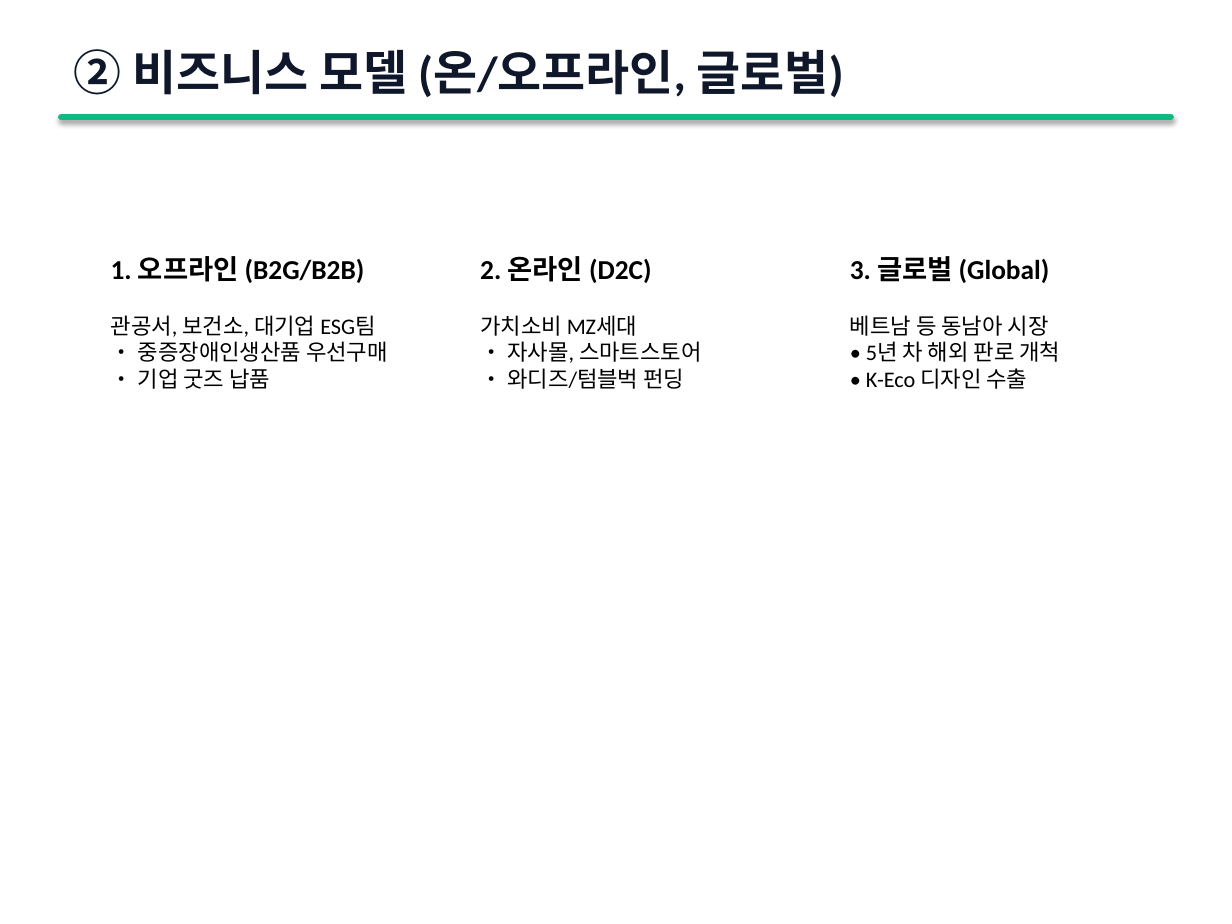
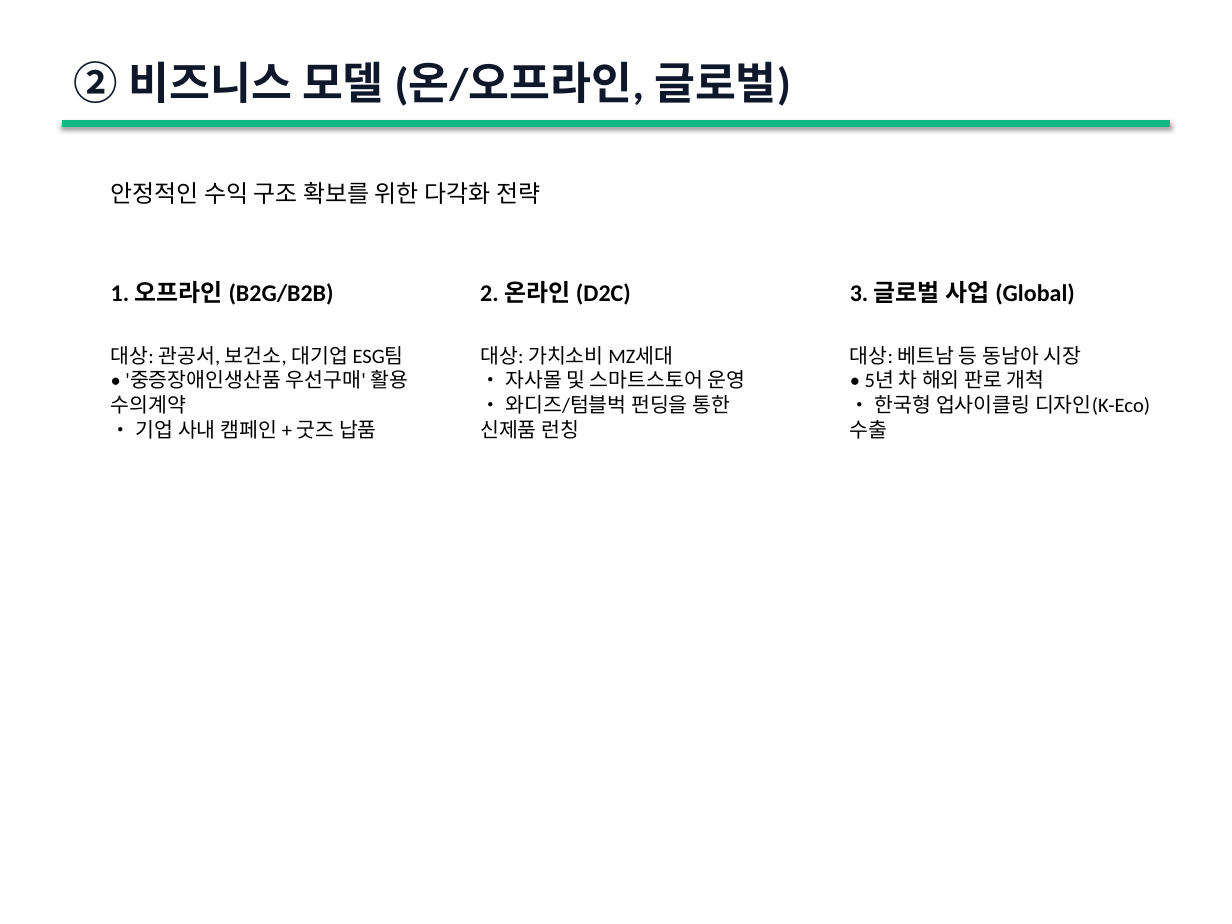
Before and after one commit to ROYSOE/claude-quickstarts, a slide deck: slide 4 of ReSpring_Business_Plan.pptx. Drawn at 1232x924 pixels with LibreOffice and Linux fonts; fonts in the diff are those of the drawing. Boxes give left, top, right and bottom in pixels: in the first picture for what was removed or moved away, otherwise in the second. Text is boxed around its words. In the diff, an @@ line names an element or a change of style, - is before the commit and + after.

```diff
--- a/ReSpring_Business_Plan.pptx
+++ b/ReSpring_Business_Plan.pptx
@@ text "② 비즈니스 모델 (온/오프라인, 글로벌)": place and size @@
-text "② 비즈니스 모델 (온/오프라인, 글로벌)" at (74,49,844,97)
+text "② 비즈니스 모델 (온/오프라인, 글로벌)" at (74,61,791,106)
@@ text "② 비즈니스 모델 (온/오프라인, 글로벌)" at (74,61,791,106): size 28 to 26 pt @@
@@ rectangle removed at (62,117,1170,117) @@
@@ line added from (62, 123) to (1170, 123), #10B981 4 pt @@
@@ text added at (111,182,540,204), 14 pt, text #000000 @@
+안정적인 수익 구조 확보를 위한 다각화 전략
@@ text "1. 오프라인 (B2G/B2B)": place and size @@
-text "1. 오프라인 (B2G/B2B)" at (111,256,388,389)
+text "1. 오프라인 (B2G/B2B)" at (111,281,408,439)
@@ text at (111,281,334,305): size 16 to 14 pt in "1. 오프라인 (B2G/B2B)" @@
@@ text "2. 온라인 (D2C)": place and size @@
-text "2. 온라인 (D2C)" at (480,256,702,389)
+text "2. 온라인 (D2C)" at (480,281,746,439)
@@ text at (480,281,631,305): size 16 to 14 pt in "2. 온라인 (D2C)" @@
@@ text "3. 글로벌 사업 (Global)": place and size @@
-text "3. 글로벌 사업 (Global)" at (850,256,1060,389)
+text "3. 글로벌 사업 (Global)" at (850,281,1150,439)
@@ text at (850,281,1082,365): text changed; size 16 to 14 pt @@
-3. 글로벌 (Global)
-베트남 등 동남아 시장
+3. 글로벌 사업 (Global)
+대상: 베트남 등 동남아 시장
@@ text at (111,346,408,439): text changed; size 13 to 12 pt @@
-관공서, 보건소, 대기업 ESG팀
-• 중증장애인생산품 우선구매
-• 기업 굿즈 납품
+대상: 관공서, 보건소, 대기업 ESG팀
+• '중증장애인생산품 우선구매' 활용 수의계약
+• 기업 사내 캠페인 + 굿즈 납품
@@ text at (480,346,746,439): text changed; size 13 to 12 pt @@
-가치소비 MZ세대
-• 자사몰, 스마트스토어
-• 와디즈/텀블벅 펀딩
+대상: 가치소비 MZ세대
+• 자사몰 및 스마트스토어 운영
+• 와디즈/텀블벅 펀딩을 통한 신제품 런칭
@@ text at (865,370,1045,389): size 13 to 12 pt in "• 5년 차 해외 판로 개척" @@
@@ text at (850,395,1150,439): text changed; size 13 to 12 pt @@
-• K-Eco 디자인 수출
+• 한국형 업사이클링 디자인(K-Eco) 수출
```
Also in this commit, not shown: 16 other slides changed, 1 other file.
